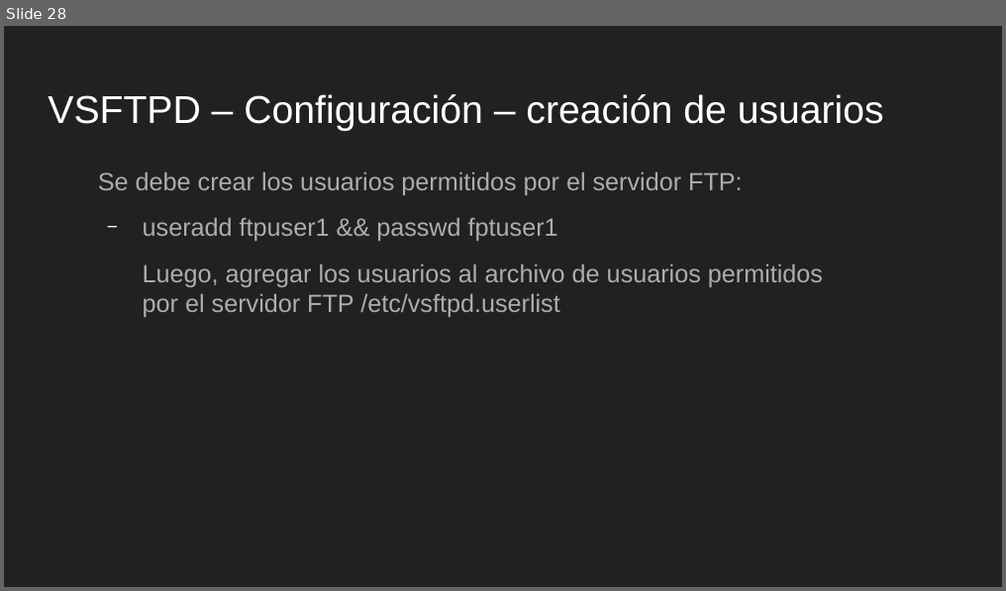
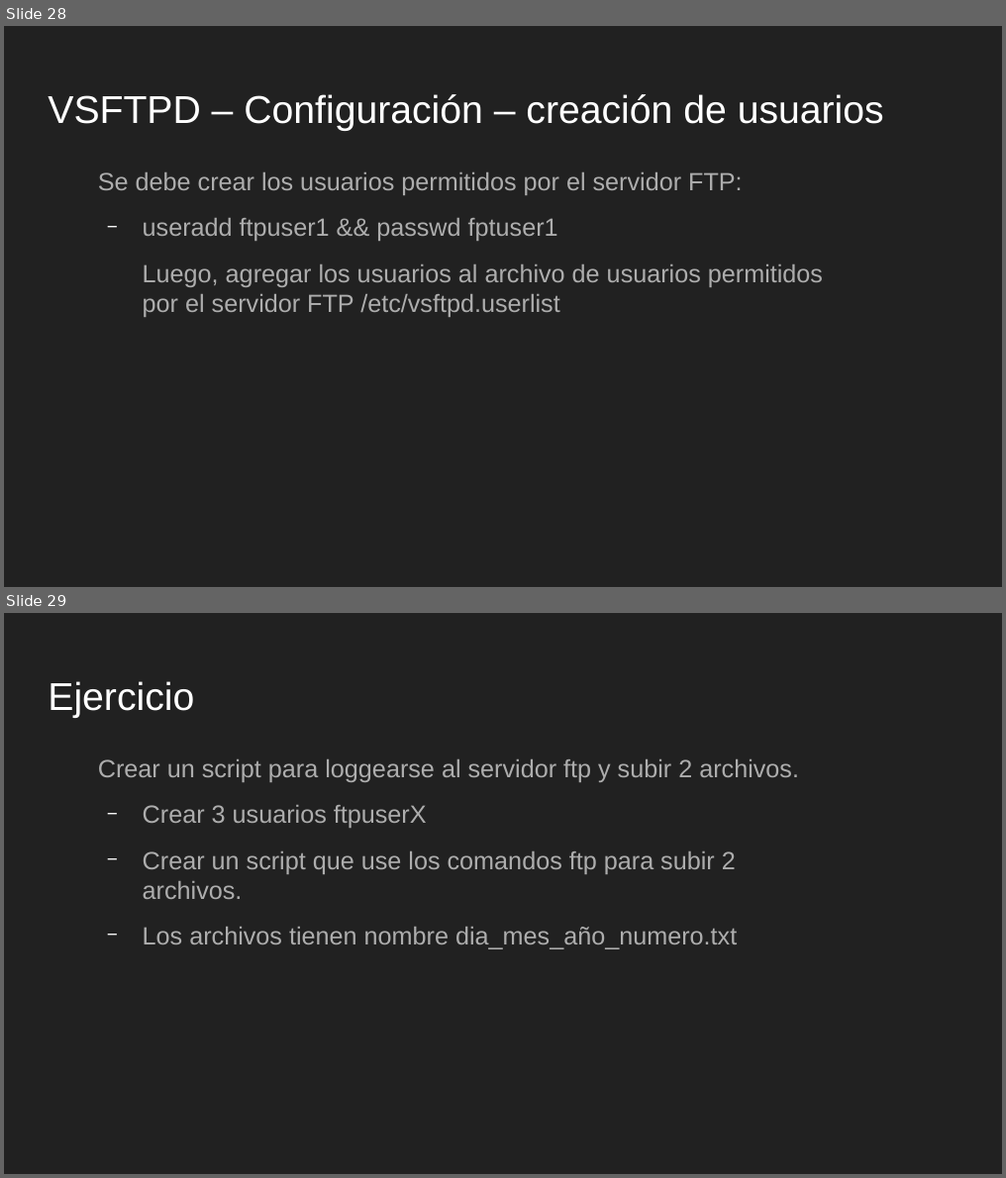
Before and after one commit to tabris2015/LNX102_103, a slide deck: slides/Sesion7.odp. Shown one above the other, each under a label of ours: slide 28 before the commit, slides 28 and 29 after it. The pictures are 1006x591 and 1006x1178 pixels, drawn with LibreOffice and Linux fonts; fonts in the diff are those of the drawing. Boxes give left, top, right and bottom in pixels: in the first picture for what was removed or moved away, otherwise in the second. Text is boxed around its words. In the diff, an @@ line names an element or a change of style, - is before the commit and + after.

Commit message:
ejercicio

```diff
--- a/slides/Sesion7.odp
+++ b/slides/Sesion7.odp
@@ slide 29 added at [4, 613, 1002, 1174], background #212121 @@
@@ title added at [48, 681, 194, 718], 28 pt, text #FFFFFF @@
+Ejercicio
@@ text added at [98, 760, 799, 950], 18 pt, text #ADADAD @@
+Crear un script para loggearse al servidor ftp y subir 2 archivos.
+  − Crear 3 usuarios ftpuserX
+  − Crear un script que use los comandos ftp para subir 2 archivos.
+  − Los archivos tienen nombre dia_mes_año_numero.txt
```
Also in this commit, not shown: 1 slide changed.
